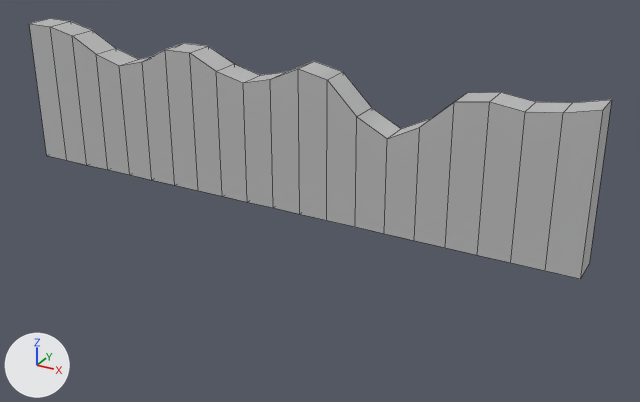
The FBX model StarCatcherGame/Assets/Landscapes/FBX Land/B_5.fbx, before and after one commit.
Rendered twice from a 50 mm camera at (0.283, -0.46, 0.237) aimed at (0.025, 0.008, 0.003). Arrows for +X, +Y and +Z are at lower left; the lights stay in place. Mesh edges are drawn as thin lines. Where no turn or scale is listed for an object, it has been applied to the vertices.
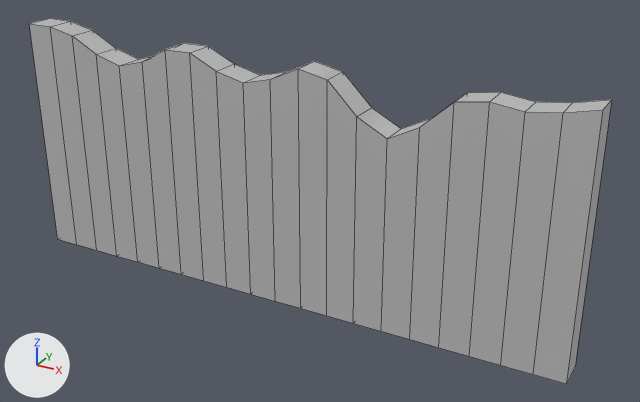
Boxes (x1, y1, x2, y2) around the edits, measured in the pictures (640 x 402 px; the box of a moved part takes in the faces that stretch with it):
'pCube1', reshaped (40% taller)
    before: (29, 18, 612, 279)
    after: (29, 18, 612, 384)
part 1 of me_mesh, moved or reshaped
    before: (46, 130, 590, 279)
    after: (46, 130, 590, 384)

What changed in the scene script:
```text
Change me_mesh:
    where me_mesh.from_pydata(...)  # 84 vertices, 82 faces; spans x -0.2..0.2, y -0.01..0.01, z -0.05..0.05
    used by ob_pcube1; location = (0.0, 0.0, 0.05)
    me_mesh part 1: all 42 vertices in x -0.2..0.2, y -0.01..0.01, z -0.05 are moved by (0.0, 0.0, -0.07)
```
